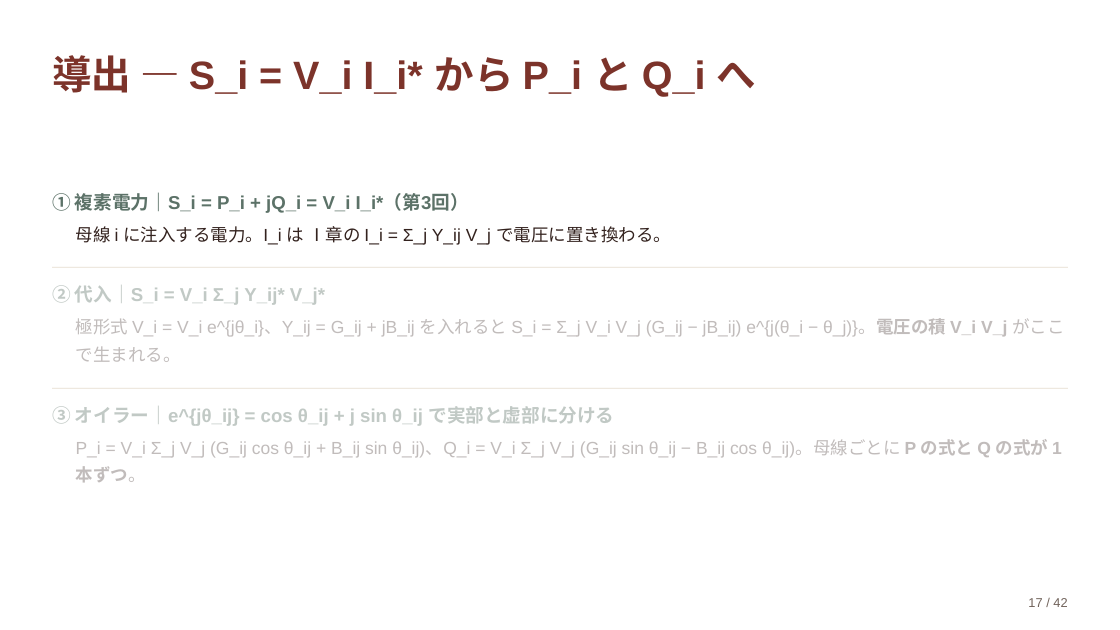
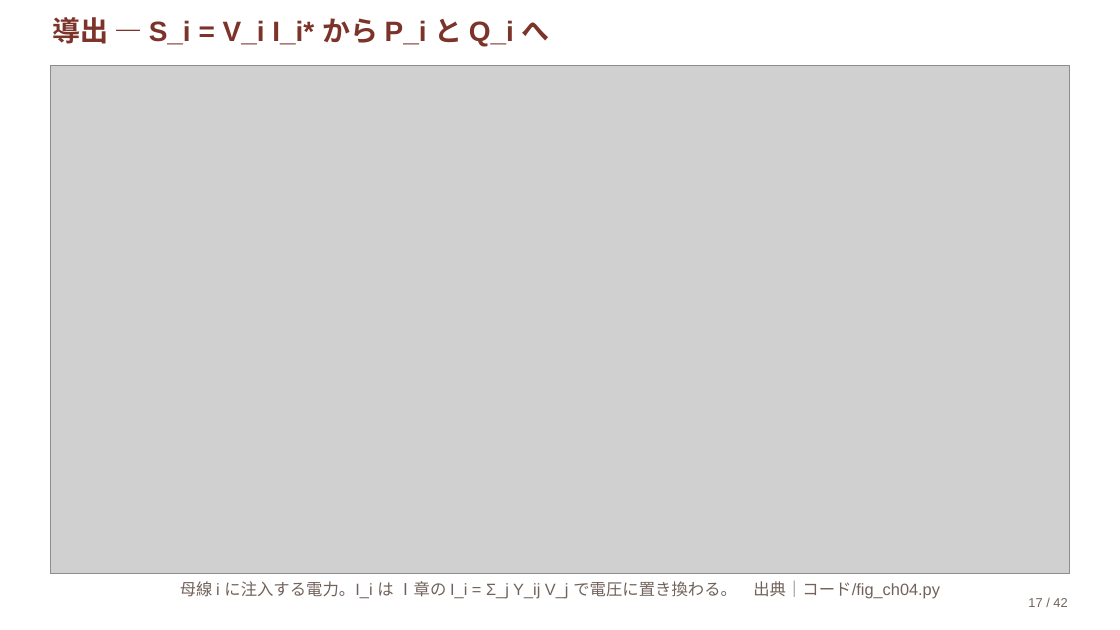
Before and after one commit to lutelute/ryukyu-power-system-2026, a slide deck: slide 17 of スライド/ch04.pptx. Drawn at 1120x630 pixels with LibreOffice and Linux fonts; fonts in the diff are those of the drawing; grey boxes stand for pictures. Boxes give left, top, right and bottom in pixels: in the first picture for what was removed or moved away, otherwise in the second. Text is boxed around its words. In the diff, an @@ line names an element or a change of style, - is before the commit and + after.

```diff
--- a/スライド/ch04.pptx
+++ b/スライド/ch04.pptx
@@ text "導出 — S_i = V_i ...": place and size @@
-text "導出 — S_i = V_i ..." at box(52, 55, 757, 97)
+text "導出 — S_i = V_i ..." at box(52, 17, 550, 46)
@@ text "導出 — S_i = V_i ..." at box(52, 17, 550, 46): size 33.9 to 24 pt; line spacing 1.06 to 1; vertical alignment middle to top @@
@@ picture added at box(50, 66, 1070, 574) @@
@@ text removed at box(52, 192, 469, 213) @@
-① 複素電力｜S_i = P_i + jQ_i = V_i I_i*（第3回）
@@ rectangle removed at box(52, 267, 1068, 268) @@
@@ text removed at box(52, 285, 325, 305) @@
-② 代入｜S_i = V_i Σ_j Y_ij* V_j*
@@ text removed at box(76, 318, 1064, 362) @@
-極形式 V_i = V_i e^{jθ_i}、Y_ij = G_ij + jB_ij を入れると S_i = Σ_j V_i V_j (G_ij − jB_ij) e^{j(θ_i − θ_j)}。電圧の積 V_i V_j がここで生まれる。
@@ rectangle removed at box(52, 388, 1068, 389) @@
@@ text removed at box(52, 406, 615, 427) @@
-③ オイラー｜e^{jθ_ij} = cos θ_ij + j sin θ_ij で実部と虚部に分ける
@@ text removed at box(76, 439, 1062, 482) @@
-P_i = V_i Σ_j V_j (G_ij cos θ_ij + B_ij sin θ_ij)、Q_i = V_i Σ_j V_j (G_ij sin θ_ij − B_ij cos θ_ij)。母線ごとに P の式と Q の式が 1 本ずつ。
@@ text at box(180, 581, 940, 599): text changed; size 15 to 14 pt; text colour #33221E to #71635B @@
-母線 i に注入する電力。I_i は Ⅰ章の I_i = Σ_j Y_ij V_j で電圧に置き換わる。
+母線 i に注入する電力。I_i は Ⅰ章の I_i = Σ_j Y_ij V_j で電圧に置き換わる。 出典｜コード/fig_ch04.py
```
Also in this commit, not shown: 8 other slides changed, 50 other files.
